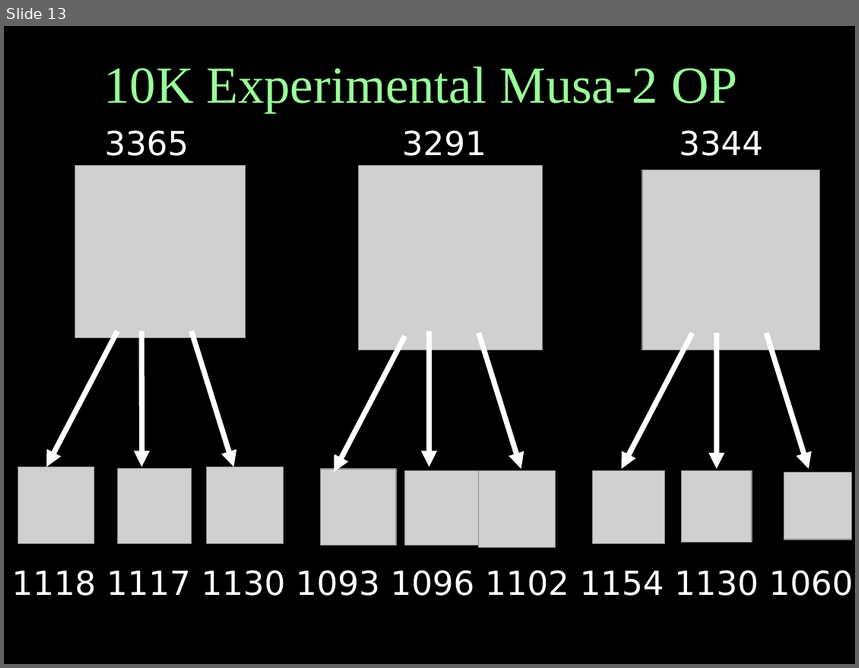
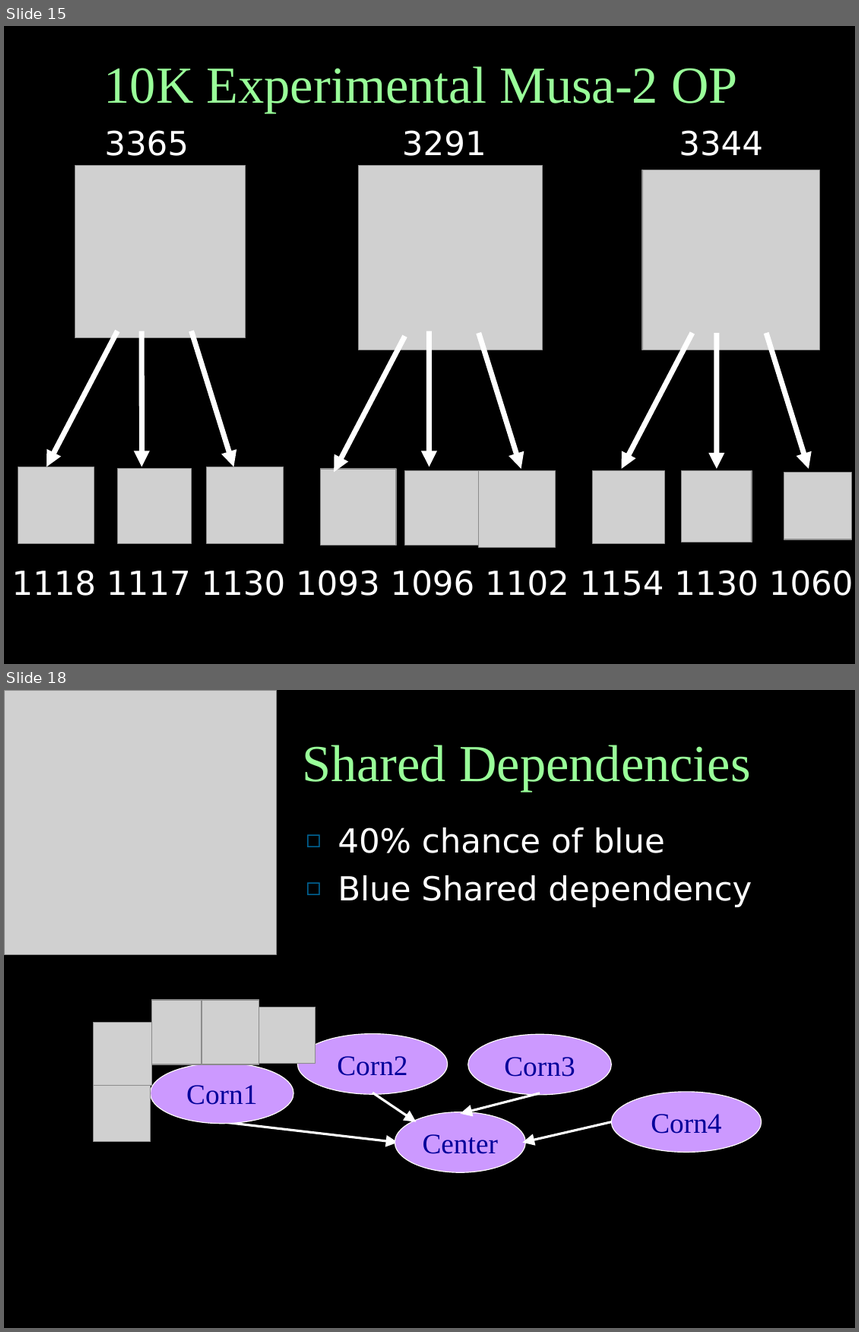
Before and after one commit to vipulkohli/Testing, a slide deck: TestingPres1.ppt. Shown one above the other, each under a label of ours: slide 13 before the commit, slides 15 and 18 after it; the slides between them are not shown. The pictures are 859x668 and 859x1332 pixels, drawn with LibreOffice and Linux fonts; fonts in the diff are those of the drawing; grey boxes stand for pictures. Boxes give left, top, right and bottom in pixels: in the first picture for what was removed or moved away, otherwise in the second. Text is boxed around its words. In the diff, an @@ line names an element or a change of style, - is before the commit and + after.

```diff
--- a/TestingPres1.ppt
+++ b/TestingPres1.ppt
@@ slide 18 added at <box>4,690,855,1328</box>, background #000000 @@
@@ picture added at <box>4,690,276,954</box> @@
@@ title added at <box>302,745,751,791</box>, 44 pt, text #99FF99 @@
+Shared Dependencies
@@ text added at <box>338,828,752,907</box>, 28 pt, text #FFFFFF @@
+◻ 40% chance of blue
+◻ Blue Shared dependency
@@ picture added at <box>152,1000,202,1065</box> @@
@@ picture added at <box>202,1000,259,1065</box> @@
@@ picture added at <box>259,1008,316,1065</box> @@
@@ picture added at <box>94,1023,152,1086</box> @@
@@ ellipse added at <box>297,1034,448,1094</box>, fill #CC99FF, outline #FFFFFF 0.74 pt, 24 pt, text #00009A @@
+Corn2
@@ ellipse added at <box>468,1035,611,1095</box>, fill #CC99FF, outline #FFFFFF 0.74 pt, 24 pt, text #00009A @@
+Corn3
@@ ellipse added at <box>151,1064,294,1124</box>, fill #CC99FF, outline #FFFFFF 0.74 pt, 24 pt, text #00009A @@
+Corn1
@@ picture added at <box>94,1086,151,1143</box> @@
@@ arrow added from (373, 1093) to (416, 1122), #FFFFFF 2.01 pt @@
@@ arrow added from (541, 1094) to (460, 1114), #FFFFFF 2.01 pt @@
@@ ellipse added at <box>612,1092,762,1152</box>, fill #CC99FF, outline #FFFFFF 0.74 pt, 24 pt, text #00009A @@
+Corn4
@@ arrow added from (222, 1122) to (398, 1143), #FFFFFF 2.01 pt @@
@@ ellipse added at <box>395,1113,526,1173</box>, fill #CC99FF, outline #FFFFFF 0.74 pt, 24 pt, text #00009A @@
+Center
@@ arrow added from (612, 1122) to (522, 1143), #FFFFFF 2.01 pt @@
@@ what was slide 13 is now slide 15 @@
```
Also in this commit, not shown: 1 slide changed, 2 other slides added, 1 slide removed.
